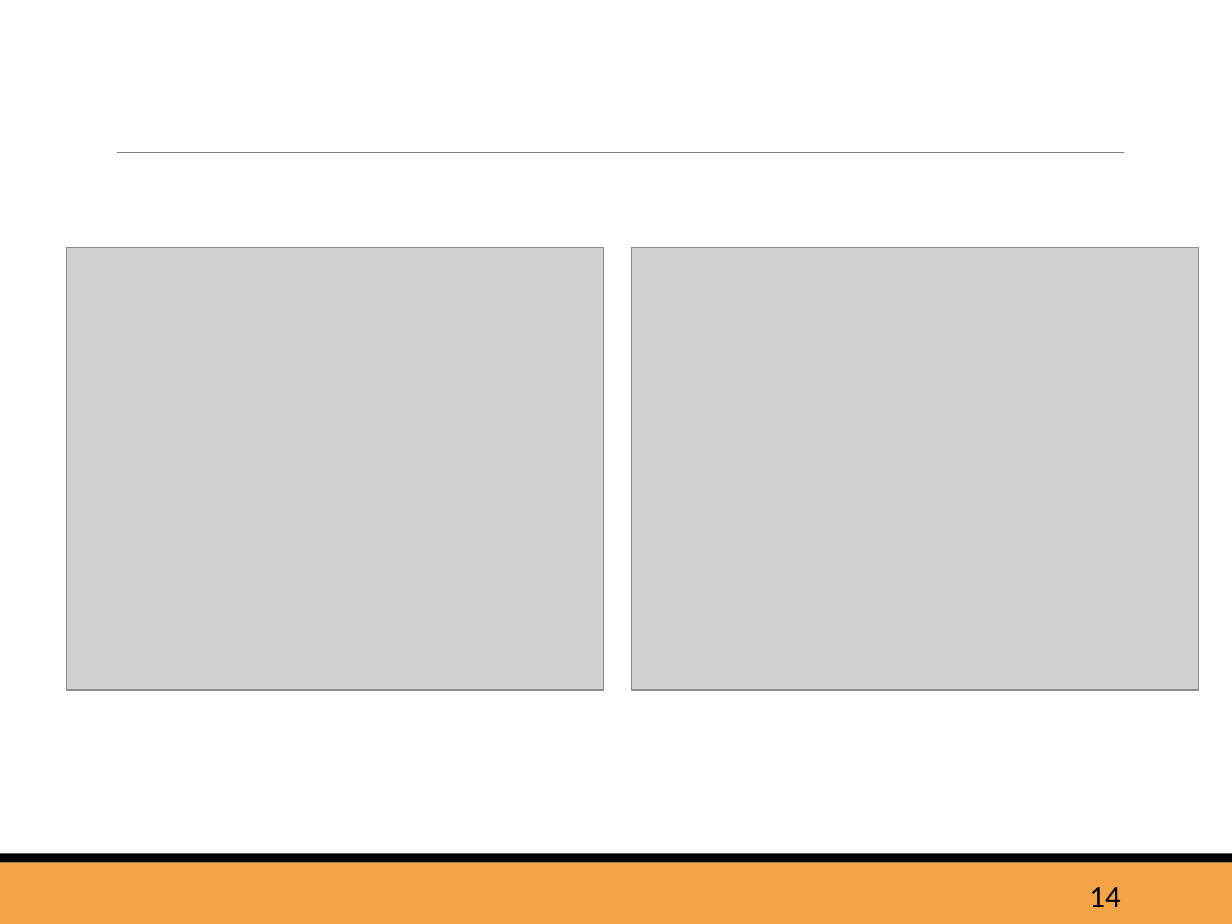
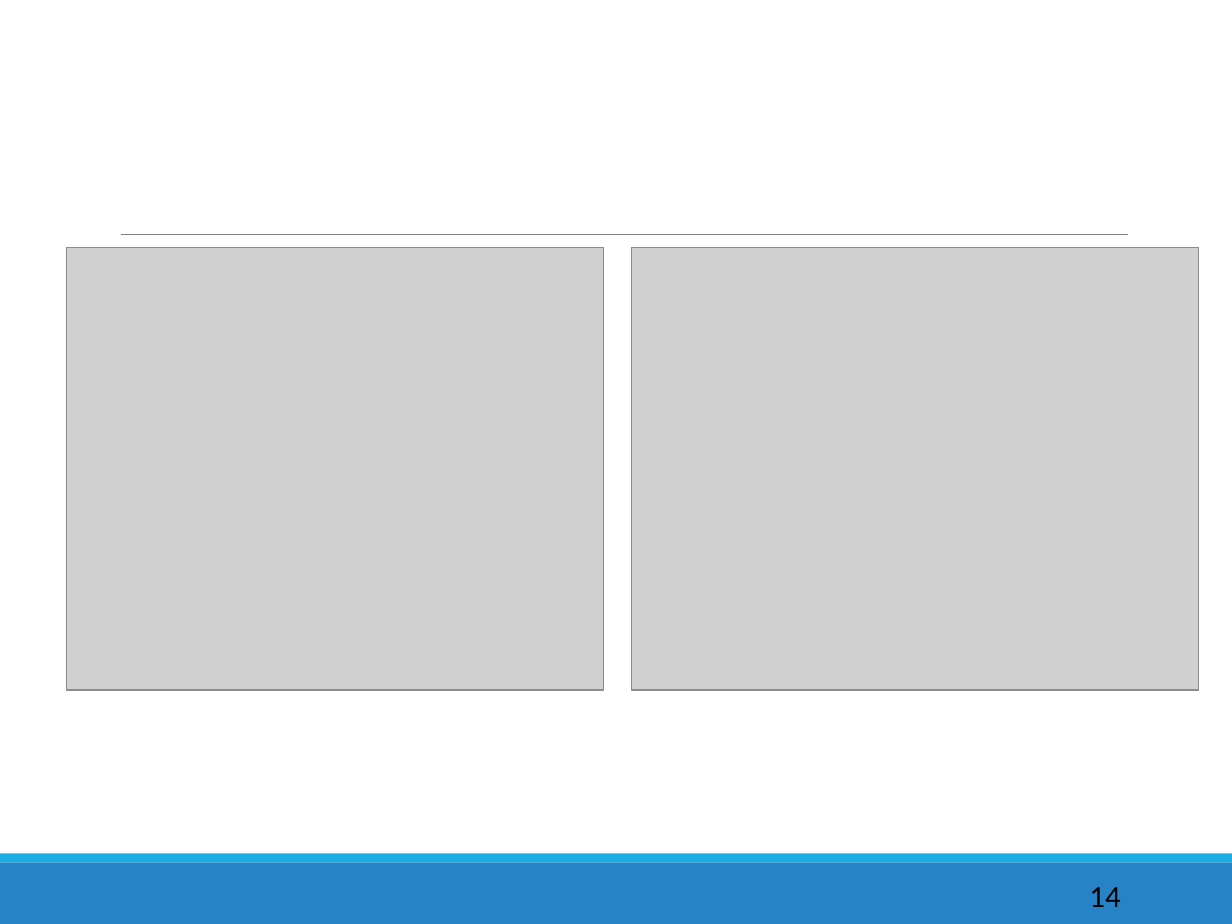
Before and after one commit to Zheki4S/Adaptive_modulation, a slide deck: slide 14 of Presentation_Simonov.PPTX. Drawn at 1232x924 pixels with LibreOffice and Linux fonts; fonts in the diff are those of the drawing; grey boxes stand for pictures. Boxes give left, top, right and bottom in pixels: in the first picture for what was removed or moved away, otherwise in the second. Text is boxed around its words. In the diff, an @@ line names an element or a change of style, - is before the commit and + after.

```diff
--- a/Presentation_Simonov.PPTX
+++ b/Presentation_Simonov.PPTX
@@ line moved from (117, 152) - (1124, 152) to (121, 234) - (1127, 234) @@
@@ rectangle at box(0, 862, 1232, 924): fill #F3A447 to #2683C6 @@
@@ rectangle at box(0, 854, 1232, 862): fill #000000 to #1CADE4 @@
```
Also in this commit, not shown: 15 other slides changed.
